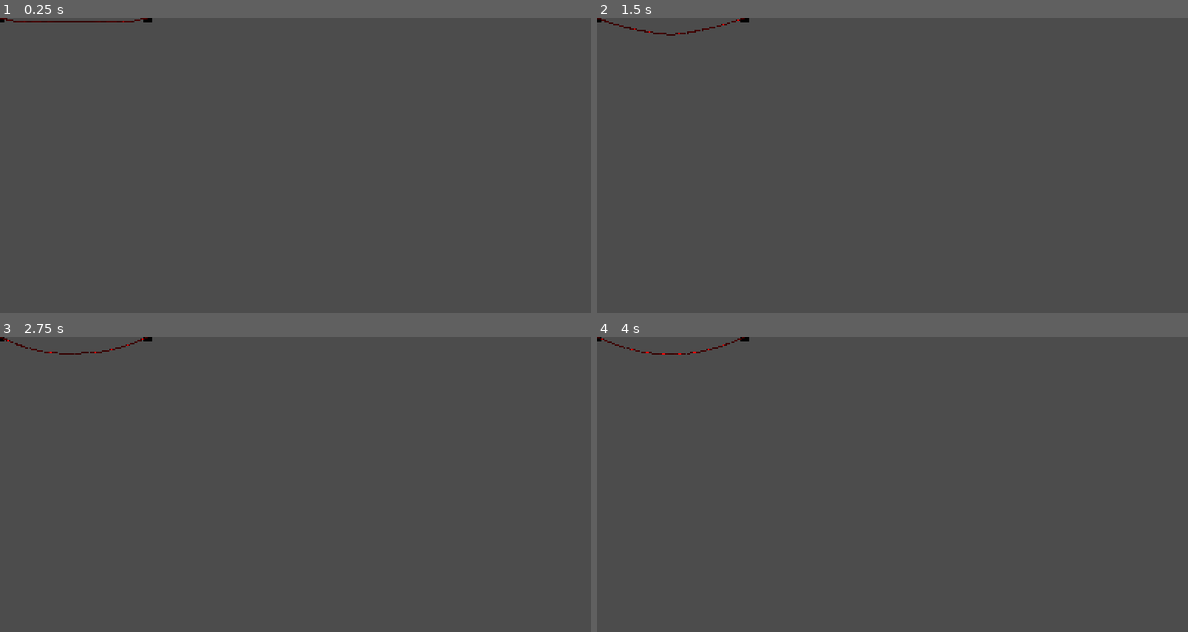
Above: before the commit, frames 1-4 (two rows, left to right).
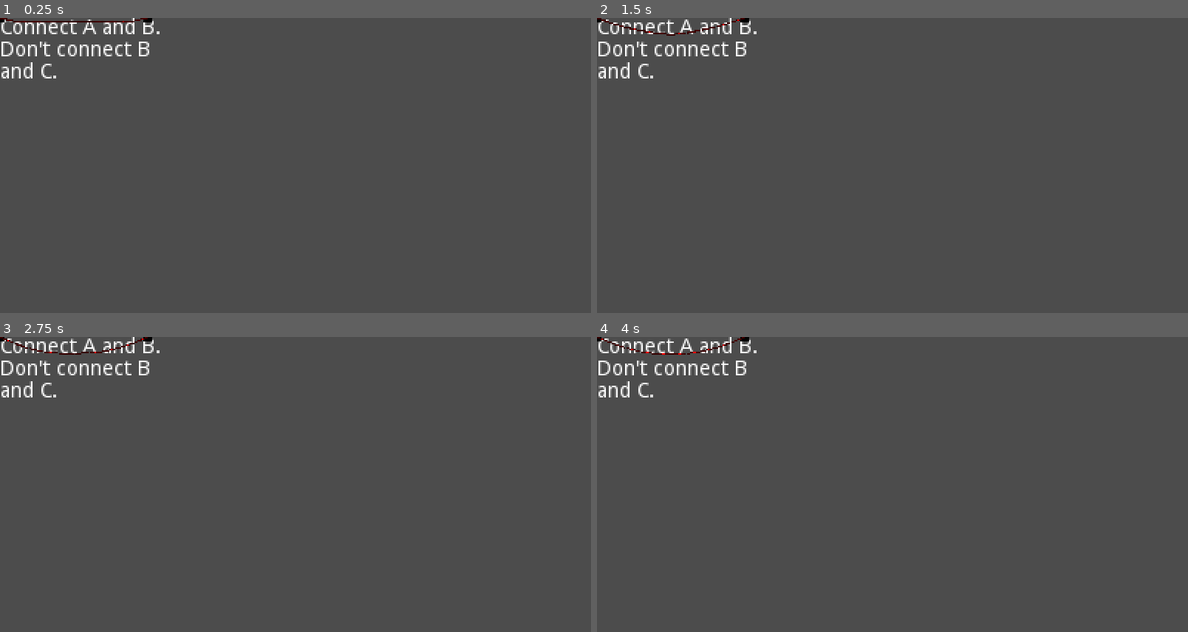
Above: after the commit, the same moments.

Repository: leogeier/faraday-uncaged
Game: Godot game, scene res://scenes/julian_test_scene.tscn
Same seed, same stepped clock (60 frames per second), same inputs: the game is played once before the commit and once after it. This scene is started directly instead of the project's main scene. The engine's default icon, where the game draws it, is replaced by a stand-in: a white triangle on a blue panel in a dark square.
Inputs (mouse positions are in pixels of both pictures, inside the frame that each line leads up to):
- Up to frame 1 (0.25 s): no input
- Up to frame 2 (1.5 s): move the mouse to (1022, 150) at 0.52 s; click (1022, 150) at 0.67 s; drag from (774, 180) to (862, 224) at 1.27 s
- Up to frame 3 (2.75 s): move the mouse to (354, 419) at 2.02 s; click (354, 419) at 2.17 s
- Up to frame 4 (4 s): tap Enter at 2.75 s; drag from (862, 543) to (715, 440) at 2.77 s; move the mouse to (1069, 528) at 3.52 s; click (1069, 528) at 3.67 s

The runs differ from the first frame. In frame 1, 1.2% of the frame differs, in the area x 0-27%, y 0-21%; in frame 2, 1.2%; in frame 3, 1.2%; in frame 4, 1.2%.
Error before the commit: Invalid set index 'vertexA' (on base: 'Node2D (cable.gd)') with value of type 'Node2D (device.gd)'. (res://scenes/julian_test_scene.gd:15)

Commit message:
Generate rulesets

Diff:
--- a/game/classes/rule_solver.gd
+++ b/game/classes/rule_solver.gd
@@ -24,6 +24,68 @@
 		self.b = b
 
 
+func generate_ruleset(devices, hubs, cables, difficulty, dont_connect_limit):
+	var possible_rules = []
+	var possible_connect_rules = []
+	for i in range(devices.size()):
+		for j in range(i + 1, devices.size()):
+			var device_a
+			var device_b
+
+			if randi() % 2 == 0:
+				device_a = devices[i]
+				device_b = devices[j]
+			else:
+				device_a = devices[j]
+				device_b = devices[i]
+
+			var connected_rule = ConnectedRule.new(device_a, device_b)
+			var not_connected_rule = NotConnectedRule.new(device_a, device_b)
+
+			possible_connect_rules.push_back(connected_rule)
+			possible_rules.push_back(connected_rule)
+			possible_rules.push_back(not_connected_rule)
+
+	possible_connect_rules.shuffle()
+	possible_rules.shuffle()
+
+
+	var ruleset = []
+
+	for rule in possible_connect_rules:
+		var candidate = ruleset.duplicate()
+		candidate.push_back(rule)
+
+		if is_solveable(devices, hubs, cables, candidate):
+			ruleset.push_back(rule)
+			possible_rules.erase(rule)
+
+		if ruleset.size() == dont_connect_limit:
+			break
+
+	for rule in possible_rules:
+		var candidate = ruleset.duplicate()
+		candidate.push_back(rule)
+
+		if is_solveable(devices, hubs, cables, candidate):
+			ruleset.push_back(rule)
+
+		if ruleset.size() == difficulty:
+			break
+
+	return ruleset
+
+
+func rule_taken(device_a, device_b, ruleset):
+	for rule in ruleset:
+		if rule.portA == device_a and rule.portB == device_b:
+			return true
+
+		if rule.portA == device_b and rule.portB == device_a:
+			return true
+
+	return false
+
 func is_solveable(devices, hubs, cables, rules):
 	var verts = []
 	var vert_rules = []
@@ -35,11 +97,12 @@
 		verts.push_back(Vert.new([], hub.get_port_count, hub))
 
 	var valid_configs = get_valid_configs(verts, [], cables.size(), rules)
-	for config in valid_configs:
-		print("config ", config)
-		for edge in config:
-			print("	(" + edge.a.associated_node.get_display_name() + "|" + edge.b.associated_node.get_display_name() + ")")
+#	for config in valid_configs:
+#		print("config ", config)
+#		for edge in config:
+#			print("	(" + edge.a.associated_node.get_display_name() + "|" + edge.b.associated_node.get_display_name() + ")")
 
+	return valid_configs.size() > 0
 
 func get_valid_configs(verts, current_connections, remaining_connections, rules):
 	if remaining_connections == 0:
--- a/game/scenes/julian_test_scene.gd
+++ b/game/scenes/julian_test_scene.gd
@@ -12,8 +12,8 @@
 func _ready():
 
 
-	$Cable.vertexA = $DeviceA
-	$Cable.vertexB = $DeviceB
+	$Cable.vertex_a = $DeviceA
+	$Cable.vertex_b = $DeviceB
 
 	$DeviceA.edges.push_back($Cable)
 	$DeviceB.edges.push_back($Cable)
@@ -22,10 +22,13 @@
 	rules.push_back(NotConnectedRule.new($DeviceB, $DeviceC))
 	update_text()
 
+	for i in range(3):
+		var gen_ruleset = RuleSolver.new().generate_ruleset([$DeviceA, $DeviceB, $DeviceC, $DeviceD], [], [$Cable, $Cable], 3, 2)
+		for rule in gen_ruleset:
+			print(rule.get_description())
+		print("")
 
-	RuleSolver.new().is_solveable([$DeviceA, $DeviceB, $DeviceC], [], [$Cable, $Cable], rules)
-
-	print(check_satisfied())
+#	print(check_satisfied())
 
 func update_text():
 	var text = ""
--- a/game/scenes/julian_test_scene.tscn
+++ b/game/scenes/julian_test_scene.tscn
@@ -20,4 +20,7 @@
 [node name="DeviceC" parent="." instance=ExtResource( 2 )]
 display_name = "C"
 
+[node name="DeviceD" parent="." instance=ExtResource( 2 )]
+display_name = "D"
+
 [node name="Cable" parent="." instance=ExtResource( 3 )]
